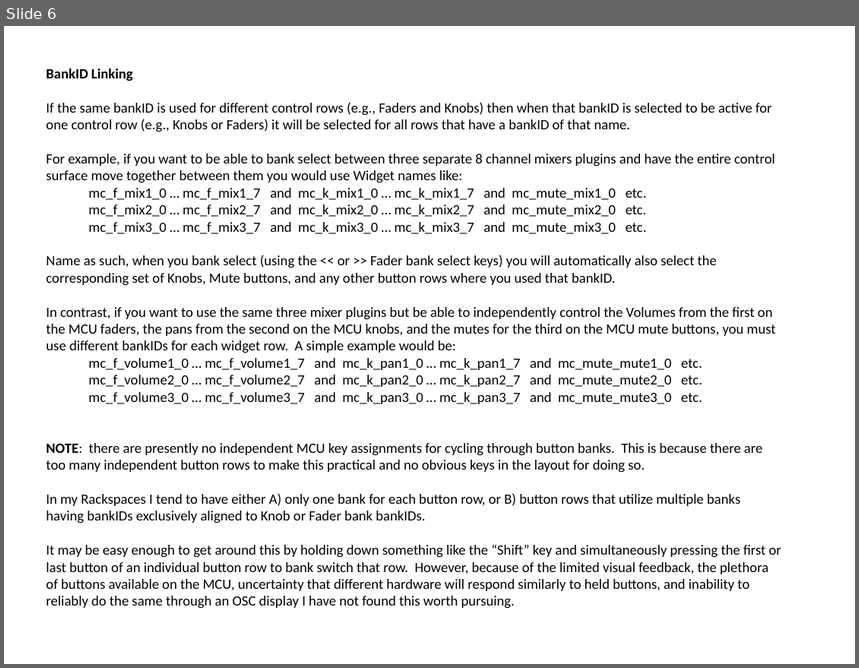
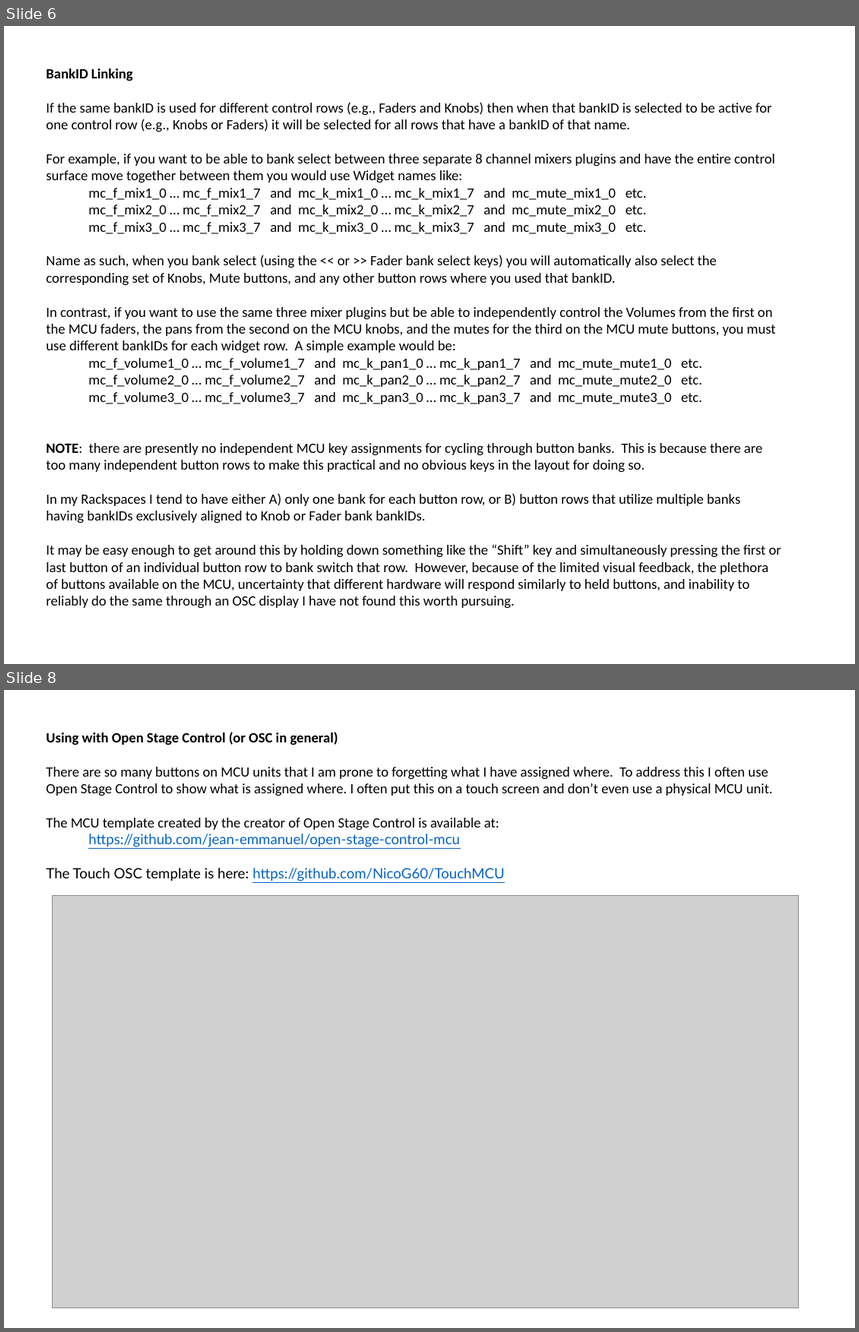
Before and after one commit to WidnerM/GP-MCU, a slide deck: MCU Extension.pptx. Shown one above the other, each under a label of ours: slide 6 before the commit, slides 6 and 8 after it; the slides between them are not shown. The pictures are 859x668 and 859x1332 pixels, drawn with LibreOffice and Linux fonts; fonts in the diff are those of the drawing; grey boxes stand for pictures. Boxes give left, top, right and bottom in pixels: in the first picture for what was removed or moved away, otherwise in the second. Text is boxed around its words. In the diff, an @@ line names an element or a change of style, - is before the commit and + after.

```diff
--- a/MCU Extension.pptx
+++ b/MCU Extension.pptx
@@ slide 8 added at (4, 690, 855, 1328), background #FFFFFF @@
@@ text added at (46, 732, 773, 882), 12 pt, text #000000 @@
+Using with Open Stage Control (or OSC in general)
+There are so many buttons on MCU units that I am prone to forgetting what I have assigned where. To address this I often use Open Stage Control to show what is assigned where. I often put this on a touch screen and don’t even use a physical MCU unit.
+The MCU template created by the creator of Open Stage Control is available at:
+https://github.com/jean-emmanuel/open-stage-control-mcu
+The Touch OSC template is here: https://github.com/NicoG60/TouchMCU
@@ picture added at (52, 895, 798, 1308) @@
```
Also in this commit, not shown: 2 slides changed, 2 other slides added.
